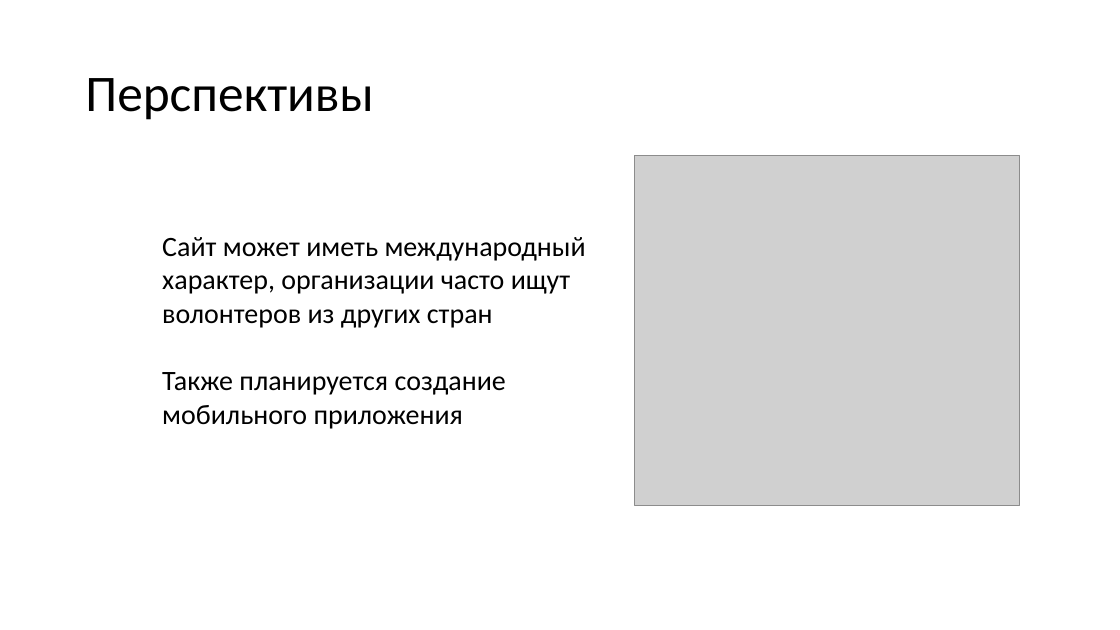
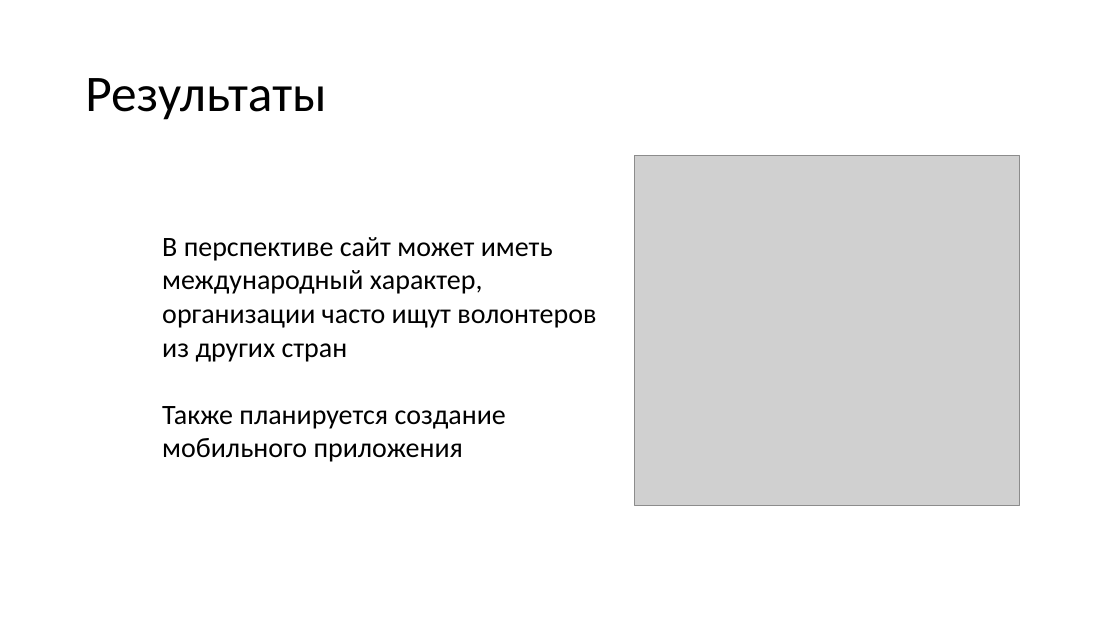
Before and after one commit to DaryaHomyak/VolunteerSearch, a slide deck: slide 10 of VolunteerSeach.pptx (slide 6 before the commit). Drawn at 1120x630 pixels with LibreOffice and Linux fonts; fonts in the diff are those of the drawing; grey boxes stand for pictures; background and template pictures are left out. Boxes give left, top, right and bottom in pixels: in the first picture for what was removed or moved away, otherwise in the second. Text is boxed around its words. In the diff, an @@ line names an element or a change of style, - is before the commit and + after.

```diff
--- a/VolunteerSeach.pptx
+++ b/VolunteerSeach.pptx
@@ title at [85, 78, 326, 120]: text changed @@
-Перспективы
+Результаты
@@ text at [162, 237, 596, 362]: text changed @@
-Сайт может иметь международный характер, организации часто ищут волонтеров из других стран
+В перспективе сайт может иметь международный характер, организации часто ищут волонтеров из других стран
```
Also in this commit, not shown: 3 other slides changed, 5 slides added, 1 slide removed.
